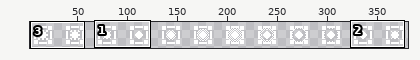
A sprite sheet gets an edit: Assets/Sprites/Environments/meteor.png. Above, an overview of the earlier version with the close-up marked.
Close-up. Earlier state:
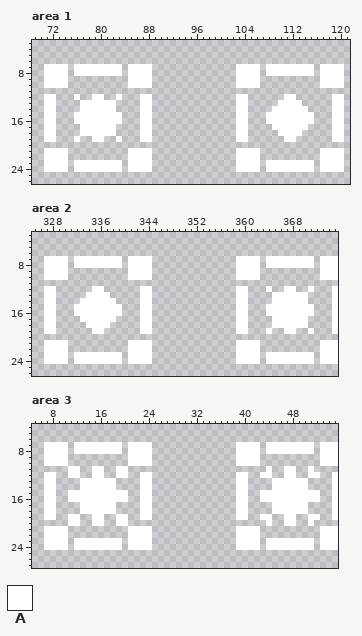
The file is 384x32 pixels. Shown: area 1: x 69..121, y 3..26; area 2: x 325..375, y 3..26; area 3: x 5..55, y 4..27. The wide view leaves out empty margins. The commit also changed other parts of the picture, which this record leaves out.
Palette (. is transparent): A #ffffff
Pixels before, area 1, first column x 71:
 7 AAAA.AAAAAAAA.AAAA..............AAAA.AAAAAAAA.AAAA
 8 AAAA.AAAAAAAA.AAAA..............AAAA.AAAAAAAA.AAAA
 9 AAAA..........AAAA..............AAAA..........AAAA
10 AAAA..........AAAA..............AAAA..........AAAA
11 ..................................................
12 AA...A..AA..A...AA..............AA......AA......AA
13 AA....AAAAAA....AA..............AA.....AAAA.....AA
14 AA....AAAAAA....AA..............AA....AAAAAA....AA
15 AA...AAAAAAAA...AA..............AA...AAAAAAAA...AA
16 AA...AAAAAAAA...AA..............AA...AAAAAAAA...AA
17 AA....AAAAAA....AA..............AA....AAAAAA....AA
18 AA....AAAAAA....AA..............AA.....AAAA.....AA
19 AA...A..AA..A...AA..............AA......AA......AA
20 ..................................................
21 AAAA..........AAAA..............AAAA..........AAAA
22 AAAA..........AAAA..............AAAA..........AAAA
23 AAAA.AAAAAAAA.AAAA..............AAAA.AAAAAAAA.AAAA
24 AAAA.AAAAAAAA.AAAA..............AAAA.AAAAAAAA.AAAA
Pixels before, area 2, first column x 327:
 7 AAAA.AAAAAAAA.AAAA..............AAAA.AAAAAAAA.AAA
 8 AAAA.AAAAAAAA.AAAA..............AAAA.AAAAAAAA.AAA
 9 AAAA..........AAAA..............AAAA..........AAA
10 AAAA..........AAAA..............AAAA..........AAA
11 .................................................
12 AA......AA......AA..............AA...A..AA..A...A
13 AA.....AAAA.....AA..............AA....AAAAAA....A
14 AA....AAAAAA....AA..............AA....AAAAAA....A
15 AA...AAAAAAAA...AA..............AA...AAAAAAAA...A
16 AA...AAAAAAAA...AA..............AA...AAAAAAAA...A
17 AA....AAAAAA....AA..............AA....AAAAAA....A
18 AA.....AAAA.....AA..............AA....AAAAAA....A
19 AA......AA......AA..............AA...A..AA..A...A
20 .................................................
21 AAAA..........AAAA..............AAAA..........AAA
22 AAAA..........AAAA..............AAAA..........AAA
23 AAAA.AAAAAAAA.AAAA..............AAAA.AAAAAAAA.AAA
24 AAAA.AAAAAAAA.AAAA..............AAAA.AAAAAAAA.AAA
Pixels before, area 3, first column x 7:
 7 AAAA.AAAAAAAA.AAAA..............AAAA.AAAAAAAA.AAA
 8 AAAA.AAAAAAAA.AAAA..............AAAA.AAAAAAAA.AAA
 9 AAAA..........AAAA..............AAAA..........AAA
10 AAAA..........AAAA..............AAAA..........AAA
11 ....AA..AA..AA.......................A..AA..A....
12 AA..AA..AA..AA..AA..............AA..AA..AA..AA..A
13 AA....AAAAAA....AA..............AA....AAAAAA....A
14 AA....AAAAAA....AA..............AA....AAAAAA....A
15 AA..AAAAAAAAAA..AA..............AA..AAAAAAAAAA..A
16 AA..AAAAAAAAAA..AA..............AA..AAAAAAAAAA..A
17 AA....AAAAAA....AA..............AA....AAAAAA....A
18 AA....AAAAAA....AA..............AA....AAAAAA....A
19 AA..AA..AA..AA..AA..............AA..AA..AA..AA..A
20 ....AA..AA..AA.......................A..AA..A....
21 AAAA..........AAAA..............AAAA..........AAA
22 AAAA..........AAAA..............AAAA..........AAA
23 AAAA.AAAAAAAA.AAAA..............AAAA.AAAAAAAA.AAA
24 AAAA.AAAAAAAA.AAAA..............AAAA.AAAAAAAA.AAA
And afterwards:
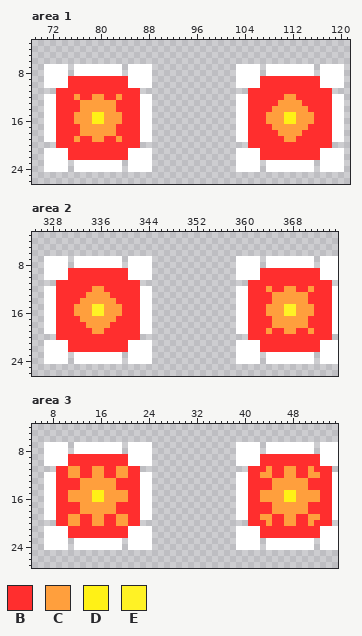
Colours new in this view: B #ff2e2e  C #ff9f3d  D #fff116  E #fff225
From old to new:
Changed rows in their new state; - is an unchanged pixel.
Area 1:
first column x 73:
 9 --BBBBBBBBBB----------------------BBBBBBBBBB--
10 --BBBBBBBBBB----------------------BBBBBBBBBB--
11 BBBBBBBBBBBBBB------------------BBBBBBBBBBBBBB
12 BBBCBBCCBBCBBB------------------BBBBBBCCBBBBBB
13 BBBBCCCCCCBBBB------------------BBBBBCCCCBBBBB
14 BBBBCCCCCCBBBB------------------BBBBCCCCCCBBBB
15 BBBCCCDDCCCBBB------------------BBBCCCDDCCCBBB
16 BBBCCCDDCCCBBB------------------BBBCCCDDCCCBBB
17 BBBBCCCCCCBBBB------------------BBBBCCCCCCBBBB
18 BBBBCCCCCCBBBB------------------BBBBBCCCCBBBBB
19 BBBCBBCCBBCBBB------------------BBBBBBCCBBBBBB
20 BBBBBBBBBBBBBB------------------BBBBBBBBBBBBBB
21 --BBBBBBBBBB----------------------BBBBBBBBBB--
22 --BBBBBBBBBB----------------------BBBBBBBBBB--
Area 2:
first column x 329:
 9 --BBBBBBBBBB----------------------BBBBBBBBBB--
10 --BBBBBBBBBB----------------------BBBBBBBBBB--
11 BBBBBBBBBBBBBB------------------BBBBBBBBBBBBBB
12 BBBBBBCCBBBBBB------------------BBBCBBCCBBCBBB
13 BBBBBCCCCBBBBB------------------BBBBCCCCCCBBBB
14 BBBBCCCCCCBBBB------------------BBBBCCCCCCBBBB
15 BBBCCCEECCCBBB------------------BBBCCCEECCCBBB
16 BBBCCCEECCCBBB------------------BBBCCCEECCCBBB
17 BBBBCCCCCCBBBB------------------BBBBCCCCCCBBBB
18 BBBBBCCCCBBBBB------------------BBBBCCCCCCBBBB
19 BBBBBBCCBBBBBB------------------BBBCBBCCBBCBBB
20 BBBBBBBBBBBBBB------------------BBBBBBBBBBBBBB
21 --BBBBBBBBBB----------------------BBBBBBBBBB--
22 --BBBBBBBBBB----------------------BBBBBBBBBB--
Area 3:
first column x 9:
 9 --BBBBBBBBBB----------------------BBBBBBBBBB--
10 --BBBBBBBBBB----------------------BBBBBBBBBB--
11 BBCCBBCCBBCCBB------------------BBBCBBCCBBCBBB
12 BBCCBBCCBBCCBB------------------BBCCBBCCBBCCBB
13 BBBBCCCCCCBBBB------------------BBBBCCCCCCBBBB
14 BBBBCCCCCCBBBB------------------BBBBCCCCCCBBBB
15 BBCCCCDDCCCCBB------------------BBCCCCDDCCCCBB
16 BBCCCCDDCCCCBB------------------BBCCCCDDCCCCBB
17 BBBBCCCCCCBBBB------------------BBBBCCCCCCBBBB
18 BBBBCCCCCCBBBB------------------BBBBCCCCCCBBBB
19 BBCCBBCCBBCCBB------------------BBCCBBCCBBCCBB
20 BBCCBBCCBBCCBB------------------BBBCBBCCBBCBBB
21 --BBBBBBBBBB----------------------BBBBBBBBBB--
22 --BBBBBBBBBB----------------------BBBBBBBBBB--
Pixel boxes of the changes (left, top, right, bottom) in both close-ups:
changed: (56, 76, 140, 160)
changed: (248, 76, 332, 160)
changed: (56, 268, 140, 352)
changed: (248, 268, 332, 352)
changed: (56, 454, 140, 538)
changed: (248, 454, 332, 538)
